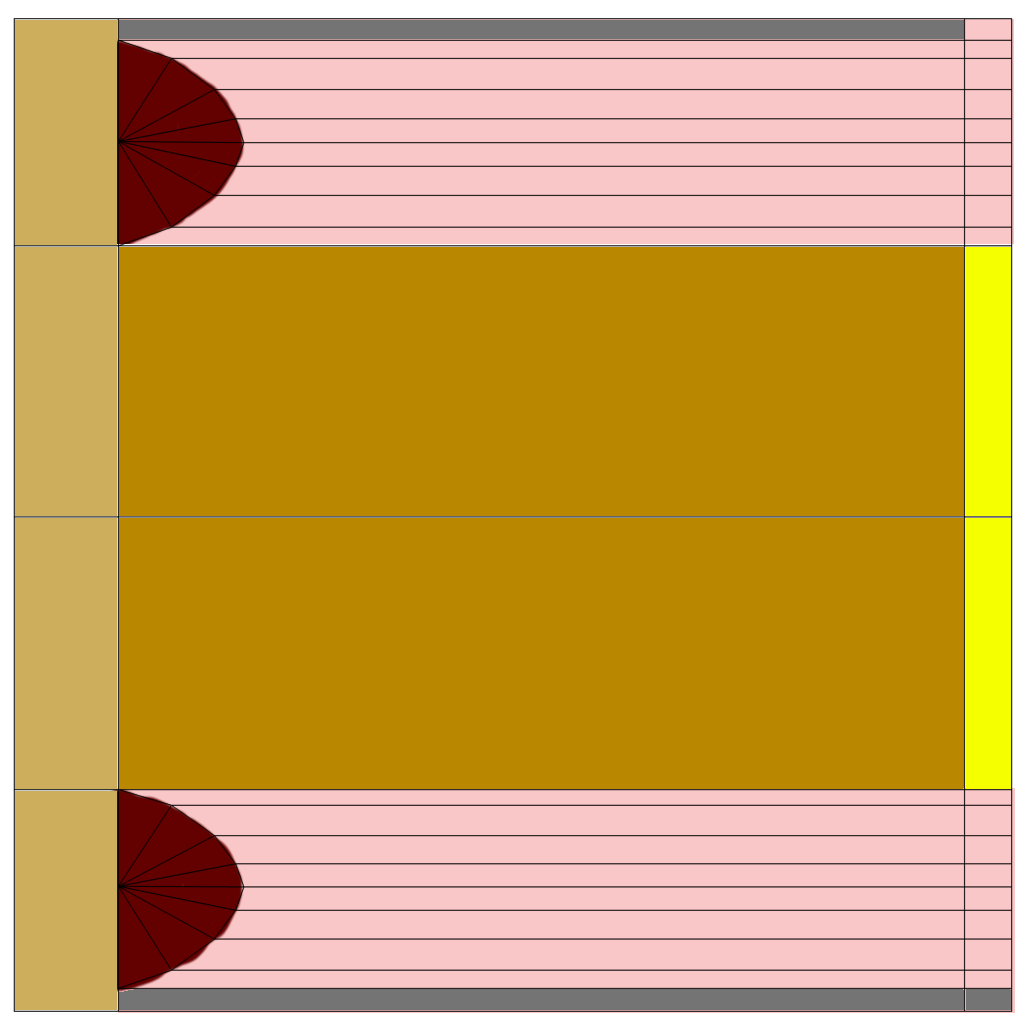
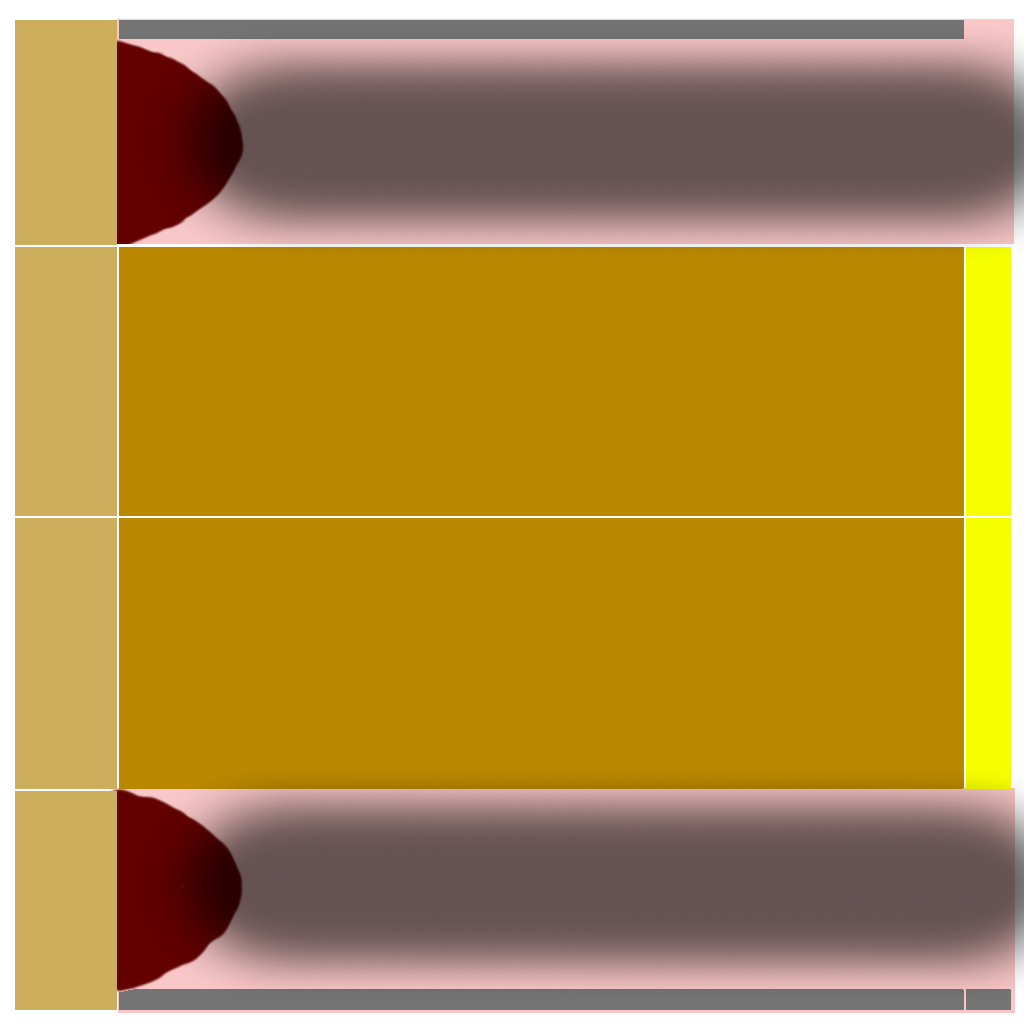
Comparing the layer stacks of the two 1024x1024 images. Changes:
added layer "shadows" (59%) above "lane_uvs.png" over (x1=127, y1=26, x2=1024, y2=1001)
hid "lane_uvs.png" over (x1=13, y1=17, x2=1013, y2=1013)
